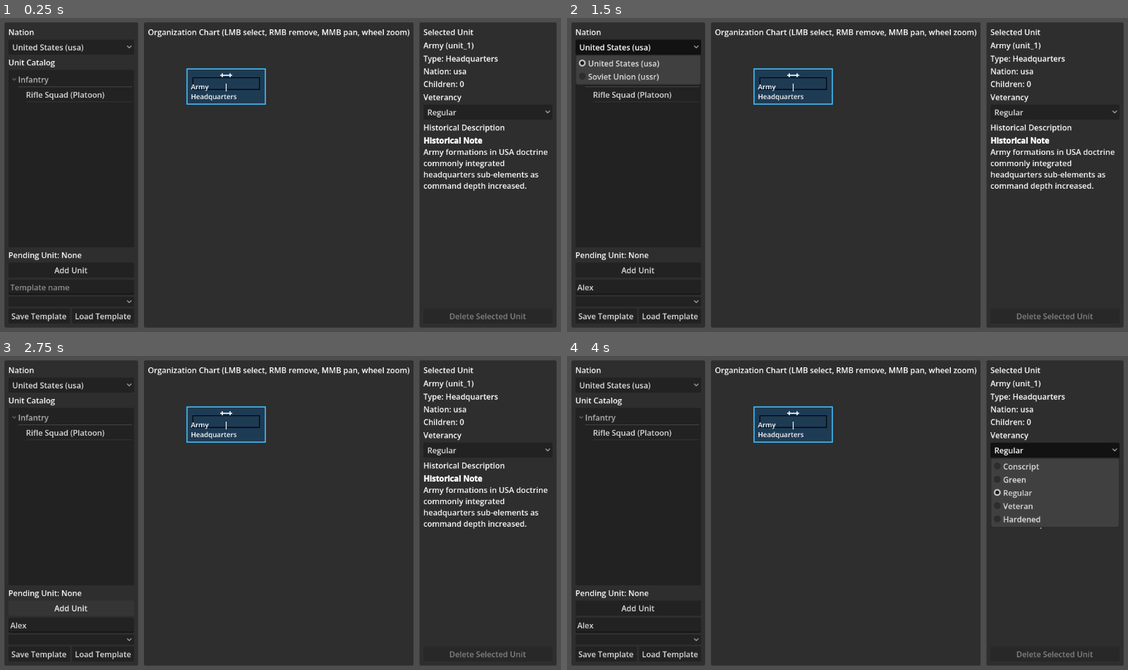
Above: before the commit, frames 1-4 (two rows, left to right).
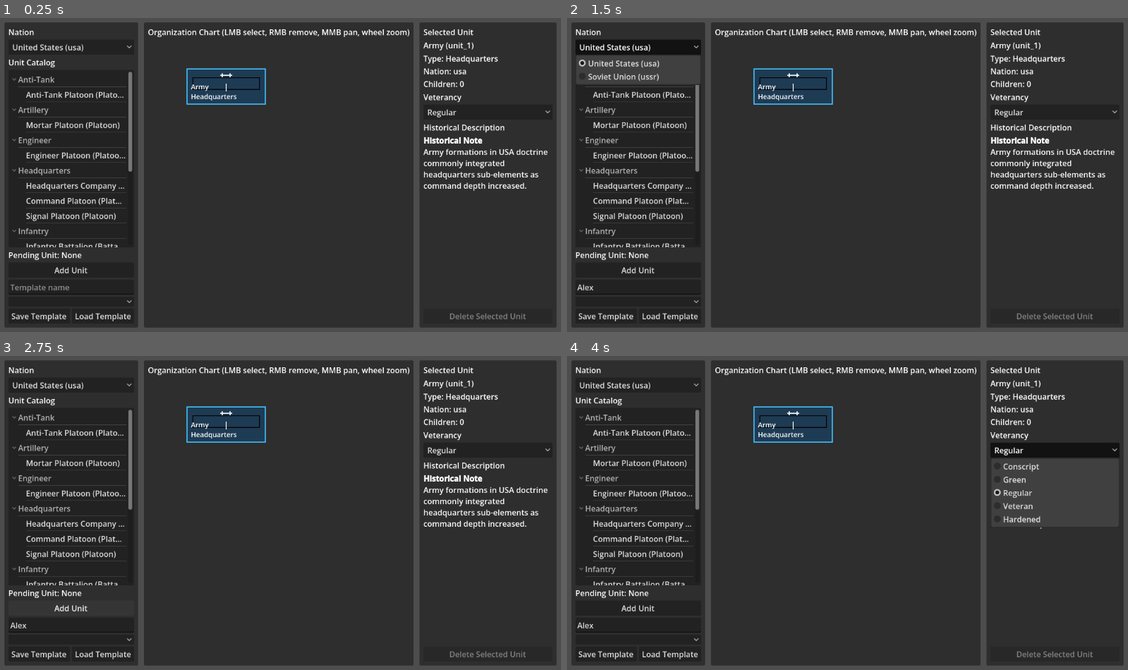
Above: after the commit, the same moments.

Repository: cpt-miche/Combat-Mission-Companion
Game: Godot game, scene res://scenes/Main.tscn
The game is run twice, just before and just after one commit, with the same random seed, the same clock (stepped at 60 frames per second) and the same inputs.
Inputs (mouse positions are in pixels of both pictures, inside the frame that each line leads up to):
- Up to frame 1 (0.25 s): no input
- Up to frame 2 (1.5 s): click (639, 288) at 0.52 s; type "Alex" at 0.6 s; click "United States (usa)" at 1.25 s
- Up to frame 3 (2.75 s): click "Add Unit" at 2 s
- Up to frame 4 (4 s): click (639, 638) at 2.75 s; click "Regular" at 3.5 s

The runs differ from the first frame. In frame 1, 1.9% of the frame differs, in the area x 2-24%, y 17-74%; in frame 2, 1.8%; in frame 3, 1.9%; in frame 4, 1.9%.

Commit message:
Load nation unit catalogs and use nested USA templates

Diff:
--- a/data/units/usa.json
+++ b/data/units/usa.json
@@ -2,32 +2,106 @@
   "nation": "usa",
   "templates": [
     {
-      "id": "usa_infantry_platoon",
-      "display_name": "Infantry Platoon",
+      "id": "usa_infantry_battalion",
+      "display_name": "Infantry Battalion",
       "type": "INFANTRY",
-      "size": "PLATOON",
-      "default_veterancy": "REGULAR"
+      "size": "BATTALION",
+      "default_veterancy": "REGULAR",
+      "children": [
+        {
+          "id": "usa_hq_company",
+          "display_name": "Headquarters Company",
+          "type": "HEADQUARTERS",
+          "size": "COMPANY",
+          "count": 1,
+          "children": [
+            {
+              "id": "usa_command_platoon",
+              "display_name": "Command Platoon",
+              "type": "HEADQUARTERS",
+              "size": "PLATOON",
+              "count": 1
+            },
+            {
+              "id": "usa_signal_platoon",
+              "display_name": "Signal Platoon",
+              "type": "HEADQUARTERS",
+              "size": "PLATOON",
+              "count": 1
+            }
+          ]
+        },
+        {
+          "id": "usa_rifle_company",
+          "display_name": "Rifle Company",
+          "type": "INFANTRY",
+          "size": "COMPANY",
+          "count": 3,
+          "children": [
+            {
+              "id": "usa_rifle_platoon",
+              "display_name": "Rifle Platoon",
+              "type": "INFANTRY",
+              "size": "PLATOON",
+              "count": 3
+            },
+            {
+              "id": "usa_weapons_platoon",
+              "display_name": "Weapons Platoon",
+              "type": "INFANTRY",
+              "size": "PLATOON",
+              "count": 1
+            }
+          ]
+        },
+        {
+          "id": "usa_weapons_company",
+          "display_name": "Weapons Company",
+          "type": "INFANTRY",
+          "size": "COMPANY",
+          "count": 1,
+          "children": [
+            {
+              "id": "usa_mortar_platoon",
+              "display_name": "Mortar Platoon",
+              "type": "ARTILLERY",
+              "size": "PLATOON",
+              "count": 1
+            },
+            {
+              "id": "usa_anti_tank_platoon",
+              "display_name": "Anti-Tank Platoon",
+              "type": "ANTI_TANK",
+              "size": "PLATOON",
+              "count": 1
+            }
+          ]
+        }
+      ]
     },
     {
       "id": "usa_engineer_platoon",
       "display_name": "Engineer Platoon",
       "type": "ENGINEER",
       "size": "PLATOON",
-      "default_veterancy": "GREEN"
+      "default_veterancy": "GREEN",
+      "children": []
     },
     {
       "id": "usa_tank_company",
       "display_name": "Tank Company",
       "type": "TANK",
       "size": "COMPANY",
-      "default_veterancy": "REGULAR"
+      "default_veterancy": "REGULAR",
+      "children": []
     },
     {
       "id": "usa_mechanized_battalion",
       "display_name": "Mechanized Battalion",
       "type": "MECHANIZED",
       "size": "BATTALION",
-      "default_veterancy": "VETERAN"
+      "default_veterancy": "VETERAN",
+      "children": []
     }
   ]
 }
--- a/scripts/core/UnitCatalog.gd
+++ b/scripts/core/UnitCatalog.gd
@@ -2,9 +2,11 @@
 
 const NATIONS_PATH := "res://data/nations.json"
 const UNIT_TEMPLATES_PATH := "res://data/unit_templates.json"
+const NATION_UNITS_DIR := "res://data/units"
 
 var nations: Dictionary = {}
 var unit_templates: Dictionary = {}
+var nation_unit_templates: Dictionary = {}
 
 func _ready() -> void:
 	reload()
@@ -12,12 +14,49 @@
 func reload() -> void:
 	nations = _read_json_file(NATIONS_PATH)
 	unit_templates = _read_json_file(UNIT_TEMPLATES_PATH)
+	nation_unit_templates = _read_nation_unit_templates(NATION_UNITS_DIR)
 
 func get_nation(nation_id: String) -> Dictionary:
 	return nations.get(nation_id, {})
 
 func get_template(template_id: String) -> Dictionary:
 	return unit_templates.get(template_id, {})
+
+func get_nation_templates(nation_id: String) -> Array:
+	return nation_unit_templates.get(nation_id, [])
+
+func _read_nation_unit_templates(directory_path: String) -> Dictionary:
+	var catalog := {}
+	var directory := DirAccess.open(directory_path)
+	if directory == null:
+		push_warning("Unable to open nation units directory: %s" % directory_path)
+		return catalog
+
+	directory.list_dir_begin()
+	while true:
+		var file_name := directory.get_next()
+		if file_name.is_empty():
+			break
+		if directory.current_is_dir() or file_name.begins_with("."):
+			continue
+		if file_name.get_extension().to_lower() != "json":
+			continue
+
+		var full_path := "%s/%s" % [directory_path, file_name]
+		var nation_data := _read_json_file(full_path)
+		if nation_data.is_empty():
+			continue
+
+		var nation_id := String(nation_data.get("nation", file_name.get_basename()))
+		var templates_variant: Variant = nation_data.get("templates", [])
+		if typeof(templates_variant) != TYPE_ARRAY:
+			push_warning("Expected templates array in nation file: %s" % full_path)
+			continue
+
+		catalog[nation_id] = templates_variant.duplicate(true)
+
+	directory.list_dir_end()
+	return catalog
 
 func _read_json_file(path: String) -> Dictionary:
 	if not FileAccess.file_exists(path):
--- a/scripts/ui/division_builder/DivisionBuilderScreen.gd
+++ b/scripts/ui/division_builder/DivisionBuilderScreen.gd
@@ -108,28 +108,38 @@
 func _collect_templates_by_category() -> Dictionary:
 	var grouped := {}
 	var selected_nation := _selected_nation()
-
-	for template_id in UnitCatalog.unit_templates.keys():
-		var data: Dictionary = UnitCatalog.unit_templates[template_id]
-		var template_nation := String(data.get("nation", ""))
-		if template_nation != "" and template_nation != selected_nation:
+	var nation_templates: Array = UnitCatalog.get_nation_templates(selected_nation)
+
+	for template_variant in nation_templates:
+		if typeof(template_variant) != TYPE_DICTIONARY:
 			continue
-
-		var unit_type := _type_from_template(data)
-		var category := UnitType.display_name(unit_type)
-		if not grouped.has(category):
-			grouped[category] = []
-
-		var template := {
-			"id": template_id,
-			"name": data.get("name", template_id),
-			"nation": selected_nation,
-			"type": unit_type,
-			"size": _size_from_template(data)
-		}
-		grouped[category].append(template)
+		_collect_template_and_children(template_variant as Dictionary, selected_nation, grouped)
 
 	return grouped
+
+func _collect_template_and_children(template_data: Dictionary, nation_id: String, grouped: Dictionary) -> void:
+	var unit_type := _type_from_template(template_data)
+	var category := UnitType.display_name(unit_type)
+	if not grouped.has(category):
+		grouped[category] = []
+
+	var template_id := String(template_data.get("id", template_data.get("display_name", "template")))
+	var template := {
+		"id": template_id,
+		"name": template_data.get("display_name", template_id),
+		"nation": nation_id,
+		"type": unit_type,
+		"size": _size_from_template(template_data)
+	}
+	grouped[category].append(template)
+
+	var children_variant: Variant = template_data.get("children", [])
+	if typeof(children_variant) != TYPE_ARRAY:
+		return
+	for child_variant in children_variant:
+		if typeof(child_variant) != TYPE_DICTIONARY:
+			continue
+		_collect_template_and_children(child_variant as Dictionary, nation_id, grouped)
 
 func _can_add_template(template_data: Dictionary) -> bool:
 	if _selected_unit == null:
@@ -357,6 +367,23 @@
 	return current_highest
 
 func _type_from_template(data: Dictionary) -> UnitType.Value:
+	var raw_type := String(data.get("type", "")).to_upper()
+	var type_map := {
+		"INFANTRY": UnitType.Value.INFANTRY,
+		"TANK": UnitType.Value.TANK,
+		"ENGINEER": UnitType.Value.ENGINEER,
+		"ARTILLERY": UnitType.Value.ARTILLERY,
+		"RECON": UnitType.Value.RECON,
+		"AIRBORNE": UnitType.Value.AIRBORNE,
+		"MECHANIZED": UnitType.Value.MECHANIZED,
+		"MOTORIZED": UnitType.Value.MOTORIZED,
+		"ANTI_TANK": UnitType.Value.ANTI_TANK,
+		"AIR_DEFENSE": UnitType.Value.AIR_DEFENSE,
+		"HEADQUARTERS": UnitType.Value.HEADQUARTERS
+	}
+	if type_map.has(raw_type):
+		return type_map[raw_type]
+
 	var tags: Array = data.get("tags", [])
 	if tags.has("infantry"):
 		return UnitType.Value.INFANTRY
@@ -365,6 +392,18 @@
 	return UnitType.Value.RECON
 
 func _size_from_template(data: Dictionary) -> UnitSize.Value:
+	var raw_size := String(data.get("size", "")).to_upper()
+	var size_map := {
+		"PLATOON": UnitSize.Value.PLATOON,
+		"COMPANY": UnitSize.Value.COMPANY,
+		"BATTALION": UnitSize.Value.BATTALION,
+		"REGIMENT": UnitSize.Value.REGIMENT,
+		"DIVISION": UnitSize.Value.DIVISION,
+		"ARMY": UnitSize.Value.ARMY
+	}
+	if size_map.has(raw_size):
+		return size_map[raw_size]
+
 	var points := int(data.get("points", 100))
 	if points < 120:
 		return UnitSize.Value.PLATOON
